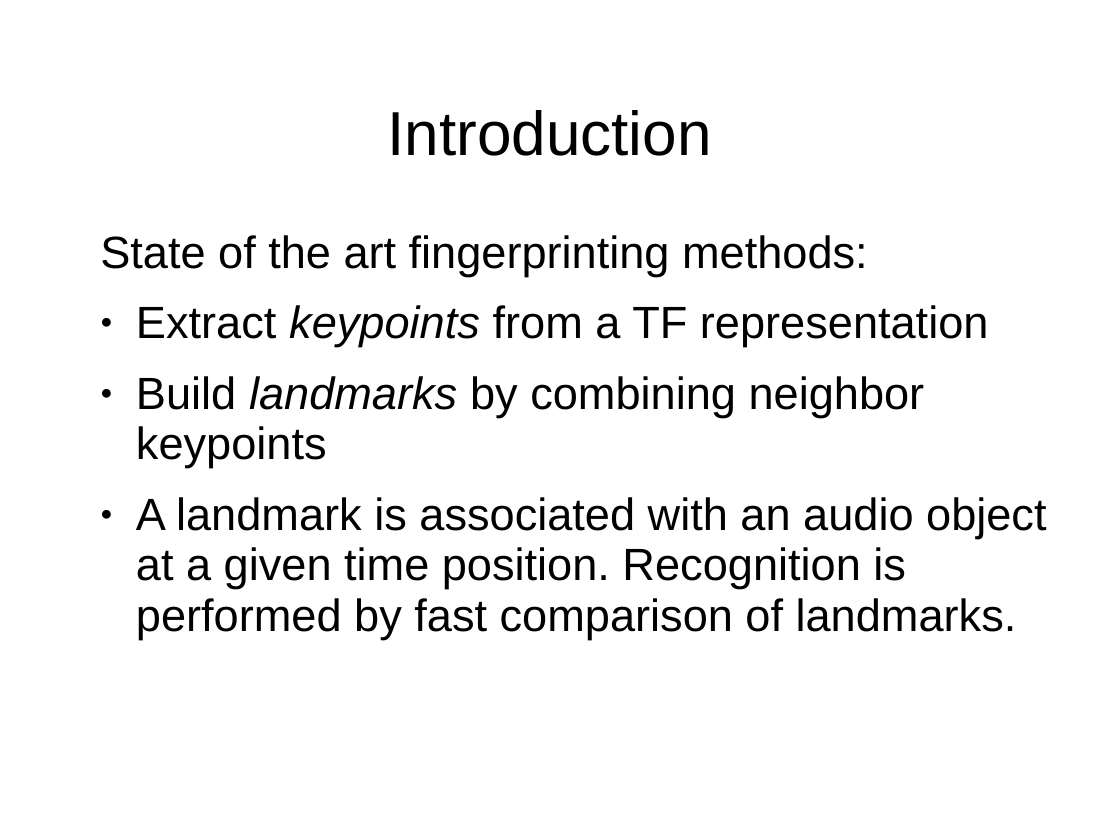
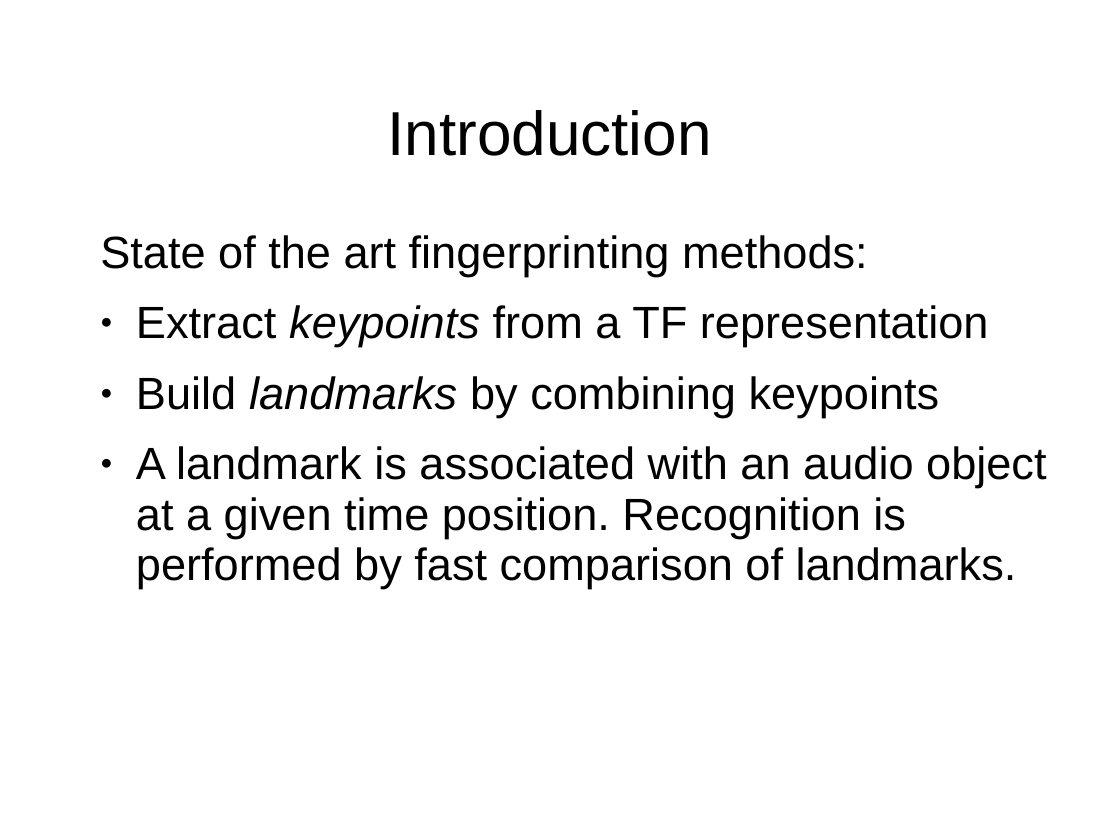
Before and after one commit to mmoussallam/audio-sketch, a slide deck: slide 2 of src/icassp14_fgpt/icassp14/slides.ppt. Drawn at 1120x840 pixels with LibreOffice and Linux fonts; fonts in the diff are those of the drawing; background and template pictures are left out. Boxes give left, top, right and bottom in pixels: in the first picture for what was removed or moved away, otherwise in the second. Text is boxed around its words. In the diff, an @@ line names an element or a change of style, - is before the commit and + after.

```diff
--- a/src/icassp14_fgpt/icassp14/slides.ppt
+++ b/src/icassp14_fgpt/icassp14/slides.ppt
@@ text at [136, 376, 940, 418]: text changed @@
-● Build landmarks by combining neighbor keypoints
+● Build landmarks by combining keypoints
```
Also in this commit, not shown: 3 other slides changed, 2 slides added, 1 slide removed.
